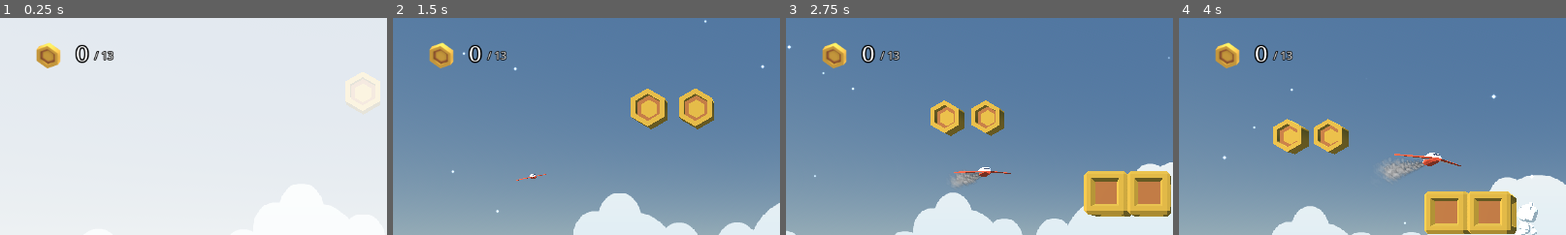
Above: before the commit, frames 1-4 (left to right).
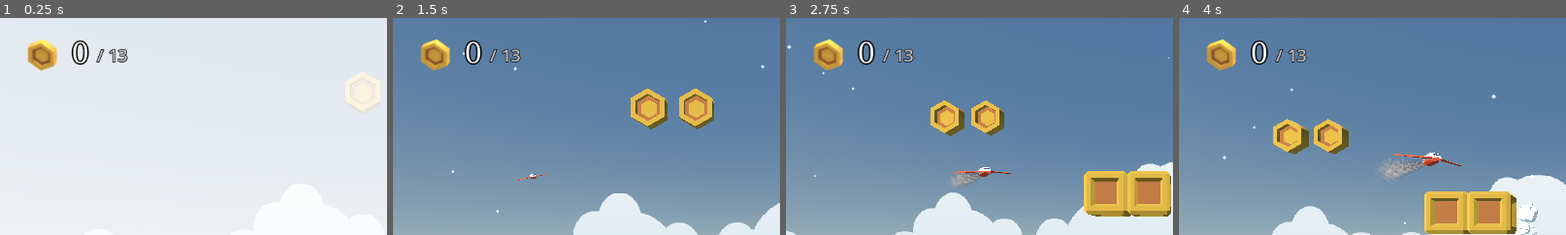
Above: after the commit, the same moments.

Repository: crystal-bit/platform-3d
Game: Godot game, scene res://scenes/game/game.tscn
Two runs of this game, one before a commit and one after it. Both use one fixed random seed, a clock stepped at 60 frames per second and the inputs below. Sound files missing from this copy of the repository are replaced by a short silence.
Inputs:
- Up to frame 1 (0.25 s): no input
- Up to frame 2 (1.5 s): tap Enter (ui_accept) at 0.5, 0.77 s; hold Right (ui_right) 0.53-1.28 s; hold Down (ui_down) from 1.28 s (still down)
- Up to frame 3 (2.75 s): tap Enter (ui_accept) at 1.52 s; release Down (ui_down) at 2.03 s; hold Right (ui_right) from 2.03 s (still down)
- Up to frame 4 (4 s): release Right (ui_right) at 2.78 s; hold Up (ui_up) 2.78-3.53 s; tap Enter (ui_accept) at 3.02, 3.77 s; hold Left (ui_left) from 3.53 s (still down)
The pictures show only the part of the screen within x 0-50%, y 0-50%; the shares and areas given below are measured in that part.

The runs differ from the first frame. In frame 1, 1.4% of the frame differs, in the area x 7-34%, y 9-25%; in frame 2, 1.5%; in frame 3, 1.5%; in frame 4, 1.5%.

Commit message:
style: tweak ui size

Diff:
--- a/scenes/game/game.tscn
+++ b/scenes/game/game.tscn
@@ -66,6 +66,7 @@
 cache/0/16/0/scale = 1.0
 cache/0/16/0/kerning_overrides/16/0 = Vector2(0, 0)
 cache/0/16/0/kerning_overrides/32/0 = Vector2(0, 0)
+cache/0/16/0/kerning_overrides/42/0 = Vector2(0, 0)
 cache/0/32/0/ascent = 0.0
 cache/0/32/0/descent = 0.0
 cache/0/32/0/underline_position = 0.0
@@ -73,14 +74,24 @@
 cache/0/32/0/scale = 1.0
 cache/0/32/0/kerning_overrides/16/0 = Vector2(0, 0)
 cache/0/32/0/kerning_overrides/32/0 = Vector2(0, 0)
+cache/0/32/0/kerning_overrides/42/0 = Vector2(0, 0)
+cache/0/42/0/ascent = 0.0
+cache/0/42/0/descent = 0.0
+cache/0/42/0/underline_position = 0.0
+cache/0/42/0/underline_thickness = 0.0
+cache/0/42/0/scale = 1.0
+cache/0/42/0/kerning_overrides/16/0 = Vector2(0, 0)
+cache/0/42/0/kerning_overrides/32/0 = Vector2(0, 0)
+cache/0/42/0/kerning_overrides/42/0 = Vector2(0, 0)
 
 [sub_resource type="LabelSettings" id="LabelSettings_6d14a"]
 font = SubResource("FontFile_518fn")
-font_size = 32
+font_size = 42
 outline_size = 8
 outline_color = Color(0, 0, 0, 1)
 
 [sub_resource type="LabelSettings" id="LabelSettings_8pmjv"]
+font_size = 26
 font_color = Color(0.74902, 0.74902, 0.74902, 1)
 outline_size = 4
 outline_color = Color(0, 0, 0, 1)
@@ -167,15 +178,16 @@
 [node name="GameplayUI" type="CanvasLayer" parent="."]
 
 [node name="HBoxContainer" type="HBoxContainer" parent="GameplayUI"]
-offset_left = 40.0
-offset_top = 24.0
-offset_right = 118.0
-offset_bottom = 88.0
-theme_override_constants/separation = 8
+offset_left = 24.0
+offset_top = 16.0
+offset_right = 197.0
+offset_bottom = 94.0
+theme_override_constants/separation = 4
 
 [node name="TextureRect" type="TextureRect" parent="GameplayUI/HBoxContainer"]
 layout_mode = 2
 texture = ExtResource("8_d8puv")
+expand_mode = 3
 
 [node name="HBoxContainer" type="HBoxContainer" parent="GameplayUI/HBoxContainer"]
 layout_mode = 2
